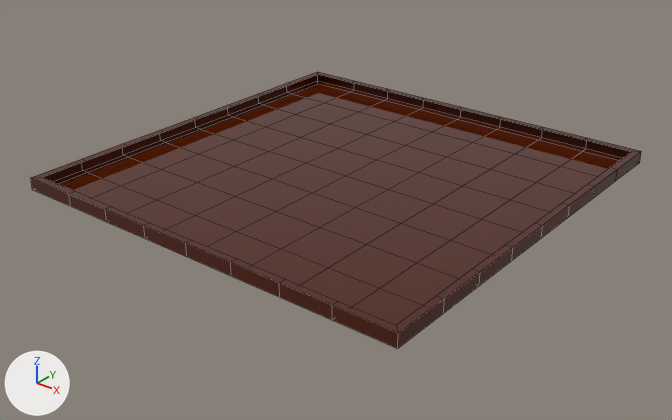
Before and after pictures for a commit that changed the FBX model Assets/prefabs/3d models/checkers.FBX.
Rendered twice from a 50 mm lens placed at (0.528, -0.542, 0.297), pointed at (0.115, -0.024, -0.023). Lighting does not change. The marker at lower left points along +X, +Y and +Z. Mesh edges are drawn as thin lines. Where no turn or scale is listed for an object, it has been applied to the vertices.
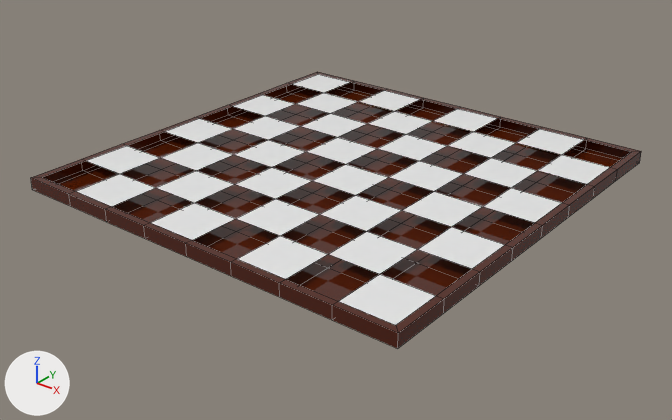
Changed parts and their boxes [x1, y1, x2, y2] in the pictures (672 x 420 px):
part 1 of me_mesh, added
    after: [76, 74, 610, 325]

Patch to the scene script:
```diff
--- a/Assets/prefabs/3d models/checkers.FBX.py
+++ b/Assets/prefabs/3d models/checkers.FBX.py
@@ mat_material__41 @@
+mat_material__41 = principled_material('Material #41')
+mat_material__41.base_color = (0.82, 0.82, 0.82)  # white #eaeaea
+mat_material__41.roughness = 0.0
@@ me_mesh @@
 # used by ob_box001; location = (0.1121, -0.0086, 0.0)
-me_mesh.from_pydata(...)  # 177 vertices, 160 faces; spans x -0.171..0.171, y -0.171..0.171, z 0.0..0.01
+me_mesh.from_pydata(...)  # 226 vertices, 192 faces; spans x -0.171..0.171, y -0.171..0.171, z 0.0..0.01
+# me_mesh part 1
+# 7 new vertices lie (0.0, 0.041, 0.0) away from vertices in x -0.124..0.124, y -0.165, z 0.01
+# 7 new vertices lie (0.0, 0.042, 0.0) away from vertices in x -0.124..0.124, y -0.124, z 0.01
+# 7 new vertices lie (0.0, 0.041, 0.0) away from vertices in x -0.124..0.124, y -0.082, z 0.01
+# 7 new vertices lie (0.0, 0.041, 0.0) away from vertices in x -0.124..0.124, y -0.041, z 0.01
+# 7 new vertices lie (0.0, 0.041, 0.0) away from vertices in x -0.124..0.124, y 0.0, z 0.01
+# 7 new vertices lie (0.0, 0.041, 0.0) away from vertices in x -0.124..0.124, y 0.041, z 0.01
+# 7 new vertices lie (0.0, 0.042, 0.0) away from vertices in x -0.124..0.124, y 0.082, z 0.01
+# 32 new faces join them, mat_material__41 (white #eaeaea)
 me_mesh.materials.append(mat_material__26)
+me_mesh.materials.append(mat_material__41)  # white #eaeaea
```
